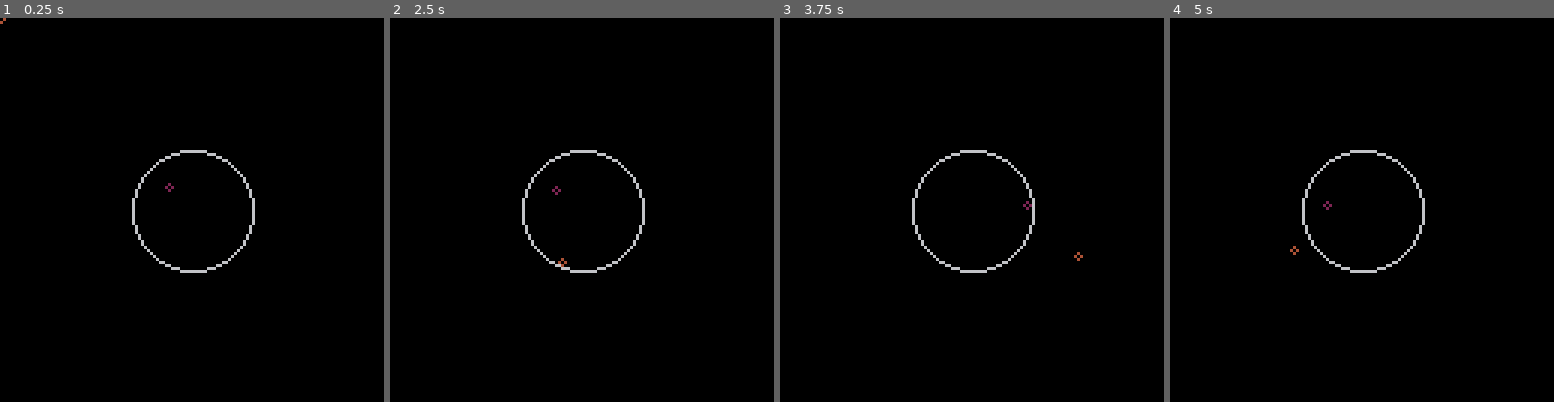
Above: before the commit, frames 1-4 (left to right).
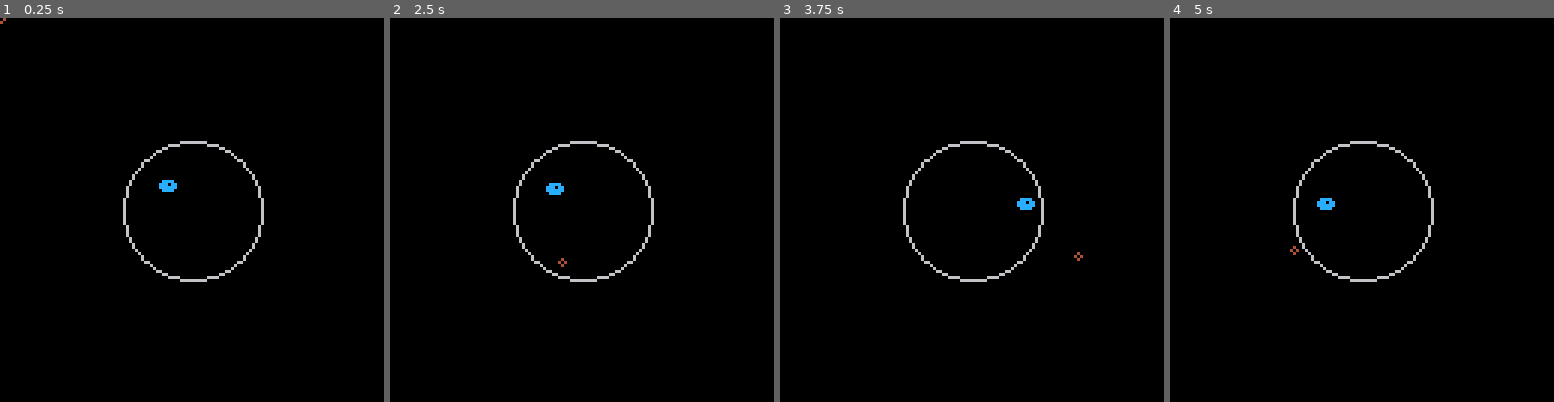
Above: after the commit, the same moments.

Repository: Eulbobo/pico-play
Game: PICO-8 cartridge eye.p8
Same seed, same stepped clock (60 frames per second), same inputs: the game is played once before the commit and once after it.
Inputs (mouse positions are in pixels of both pictures, inside the frame that each line leads up to):
- Up to frame 1 (0.25 s): no input
- Up to frame 2 (2.5 s): click (670, 121) at 0.67 s; click (436, 267) at 1.22 s; click (497, 114) at 1.77 s; click (562, 259) at 2.32 s
- Up to frame 3 (3.75 s): click (1014, 106) at 2.87 s; click (1075, 256) at 3.42 s
- Up to frame 4 (5 s): click (1231, 102) at 3.97 s; click (1292, 248) at 4.52 s

The runs differ from the first frame. In frame 1, 1.6% of the frame differs, in the area x 32-69%, y 32-69%; in frame 2, 1.6%; in frame 3, 1.6%; in frame 4, 1.6%.

Commit message:
eye again

Diff:
--- a/eye.p8
+++ b/eye.p8
@@ -4,7 +4,7 @@
 x=64 y=64
 mx=0 my=0 mb=0
 free=false
-
+rad=20
 mmx=0 mmy=0
 function _init()
 	poke(0x5f2d, 1) -- mouse
@@ -15,6 +15,12 @@
  my=stat(33)
  mb=stat(34)>0
 
+ --if (mb)
+ move()
+
+end
+
+function move()
  -- distance avec la souris
  dx=mx-x
  dy=my-y
@@ -24,18 +30,24 @@
  -- test libert dans le cercle
  mmx=abs(mvx-64)
  mmy=abs(mvy-64)
- free=mmx*mmx+mmy*mmy<20*20
+ free=true
+ free=mmx*mmx+mmy*mmy<rad*rad
 
  if (free and abs(dx)>1) x=mvx
- if (free and abs(dy)>2) y=mvy
-
+ if (free and abs(dy)>1) y=mvy
+end
+
+function draw_line()
+	line(x,y,mx,my)
 end
 
 function _draw()
 	cls()
-	circ(x,y,1,2)
+	spr(1,x-4,y-4)
+	--circ(x,y,1,2)
 	circ(mx,my,1,4)
-	circ(64,64,20,6)
+	circ(64,64,rad+3,6)
+	--if (mb) draw_line()
 end
 __gfx__
 07000000000000000000000000000000000000000000000000000000000000000000000000000000000000000000000000000000000000000000000000000000
